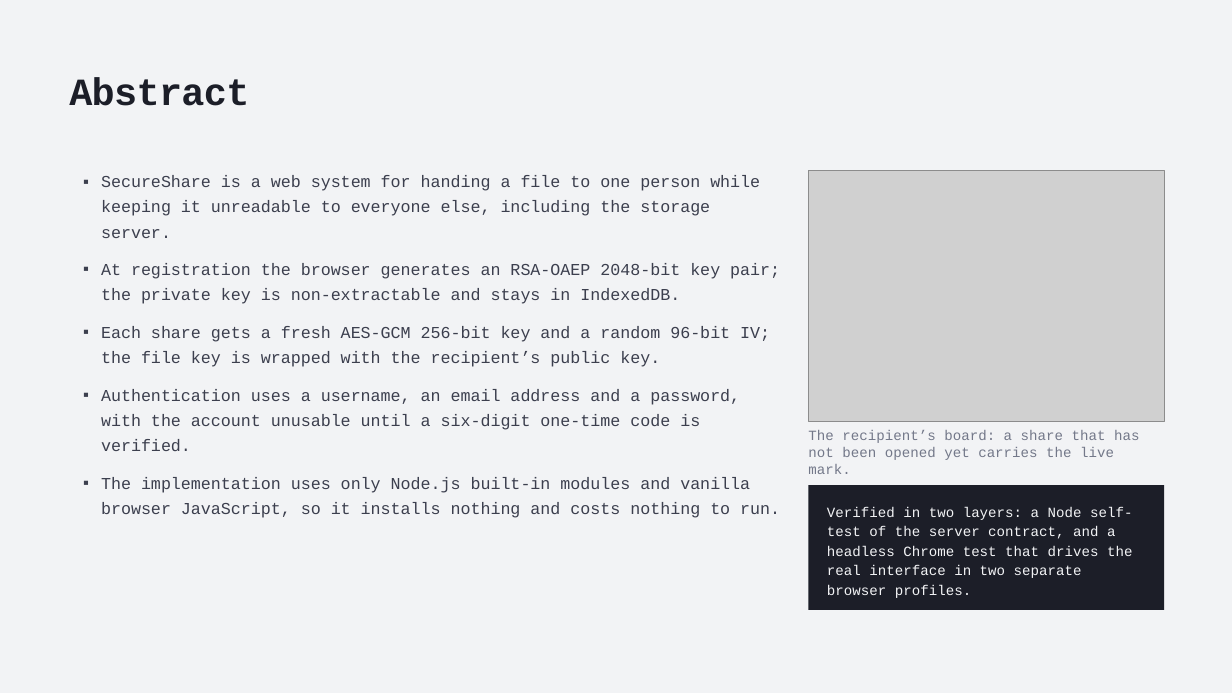
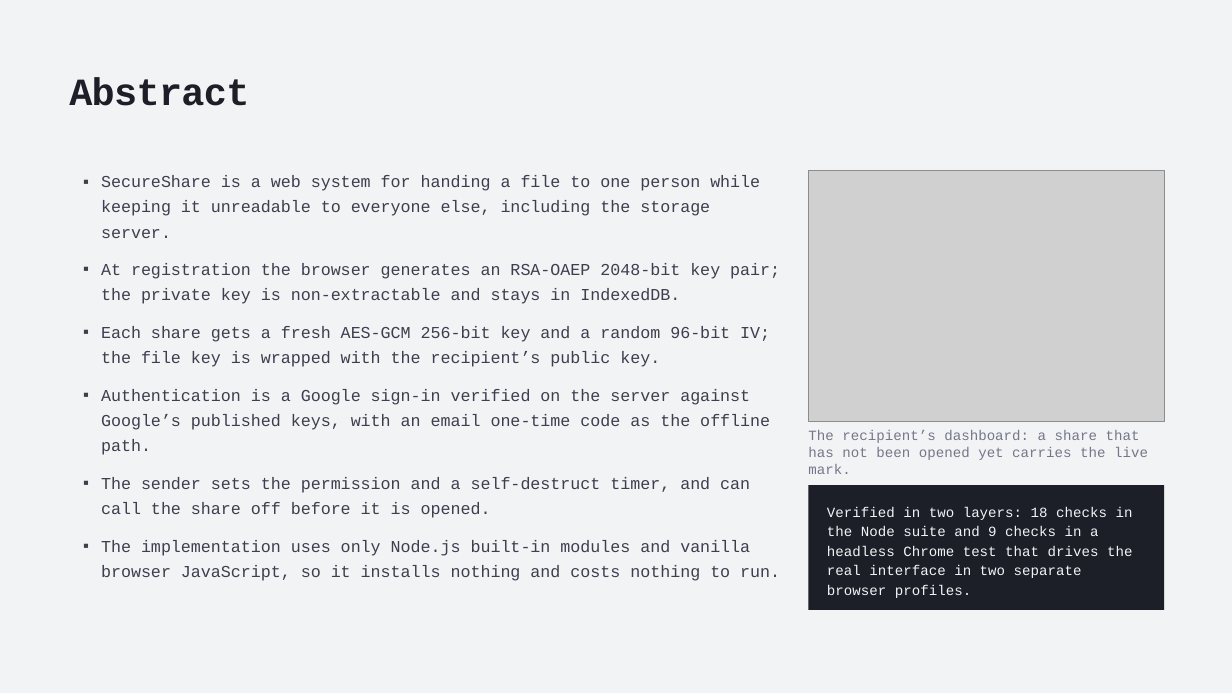
Before and after one commit to aswathas/sugan-project, a slide deck: slide 4 of report/SecureShare-REVIEW-3.pptx. Drawn at 1232x693 pixels with LibreOffice and Linux fonts; fonts in the diff are those of the drawing; grey boxes stand for pictures. Boxes give left, top, right and bottom in pixels: in the first picture for what was removed or moved away, otherwise in the second. Text is boxed around its words. In the diff, an @@ line names an element or a change of style, - is before the commit and + after.

```diff
--- a/report/SecureShare-REVIEW-3.pptx
+++ b/report/SecureShare-REVIEW-3.pptx
@@ text at [101,389,770,518]: text changed @@
-▪ Authentication uses a username, an email address and a password, with the account unusable until a six-digit one-time code is verified.
+▪ Authentication is a Google sign-in verified on the server against Google’s published keys, with an email one-time code as the offline path.
+▪ The sender sets the permission and a self-destruct timer, and can call the share off before it is opened.
@@ text at [808,430,1148,474]: text changed @@
-The recipient’s board: a share that has not been opened yet carries the live mark.
+The recipient’s dashboard: a share that has not been opened yet carries the live mark.
@@ text at [827,507,1133,598]: text changed @@
-Verified in two layers: a Node self-test of the server contract, and a headless Chrome test that drives the real interface in two separate browser profiles.
+Verified in two layers: 18 checks in the Node suite and 9 checks in a headless Chrome test that drives the real interface in two separate browser profiles.
```
Also in this commit, not shown: 3 other slides changed, 1 slide added, 26 other files.
